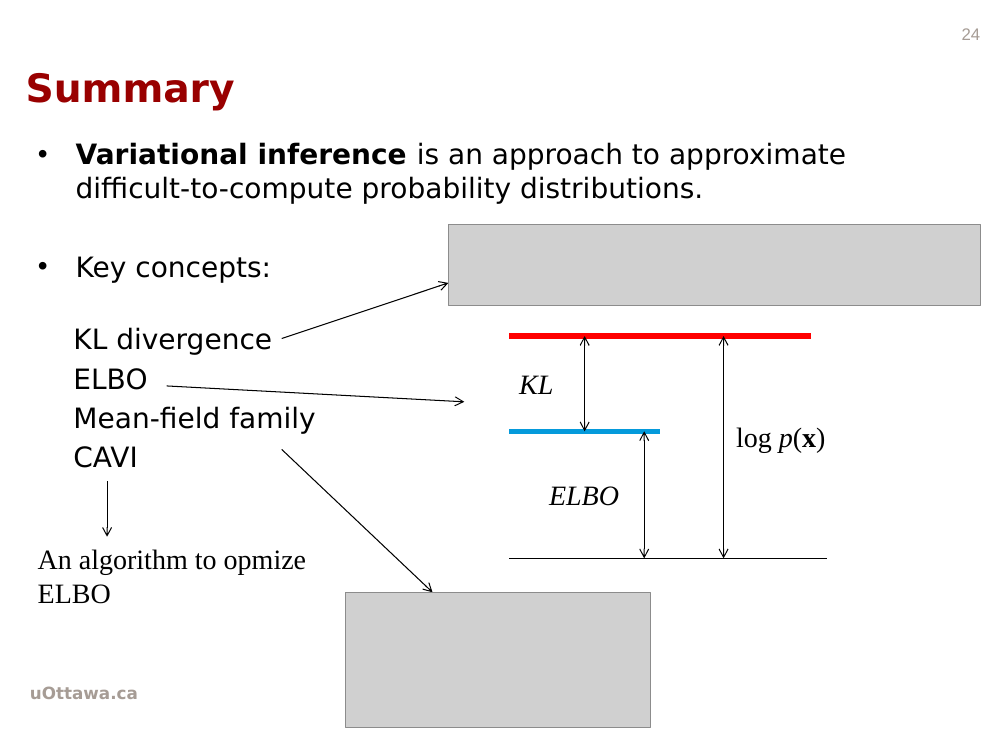
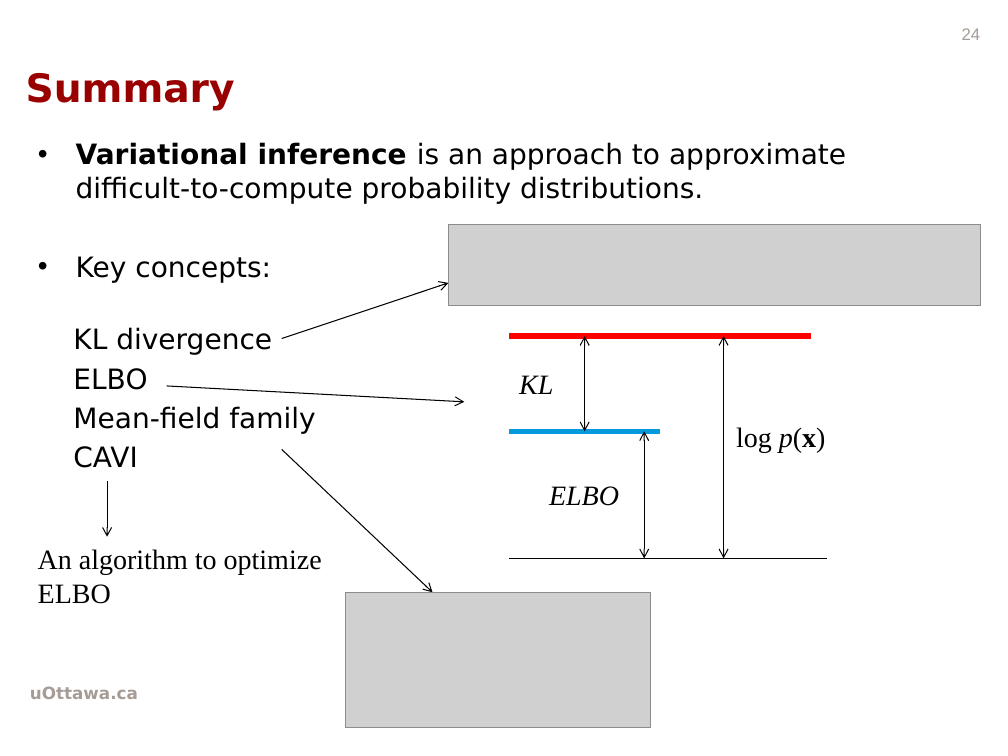
Before and after one commit to wwwmonsterlam/GraphicModelClassifierProject, a slide deck: slide 24 of presentationi.pptx. Drawn at 1008x756 pixels with LibreOffice and Linux fonts; fonts in the diff are those of the drawing; grey boxes stand for pictures; background and template pictures are left out. Boxes give left, top, right and bottom in pixels: in the first picture for what was removed or moved away, otherwise in the second. Text is boxed around its words. In the diff, an @@ line names an element or a change of style, - is before the commit and + after.

```diff
--- a/presentationi.pptx
+++ b/presentationi.pptx
@@ text at (38, 549, 322, 604): text changed @@
-An algorithm to opmize ELBO
+An algorithm to optimize ELBO
```
Also in this commit, not shown: 6 other slides changed, 5 slides added, 5 slides removed.
